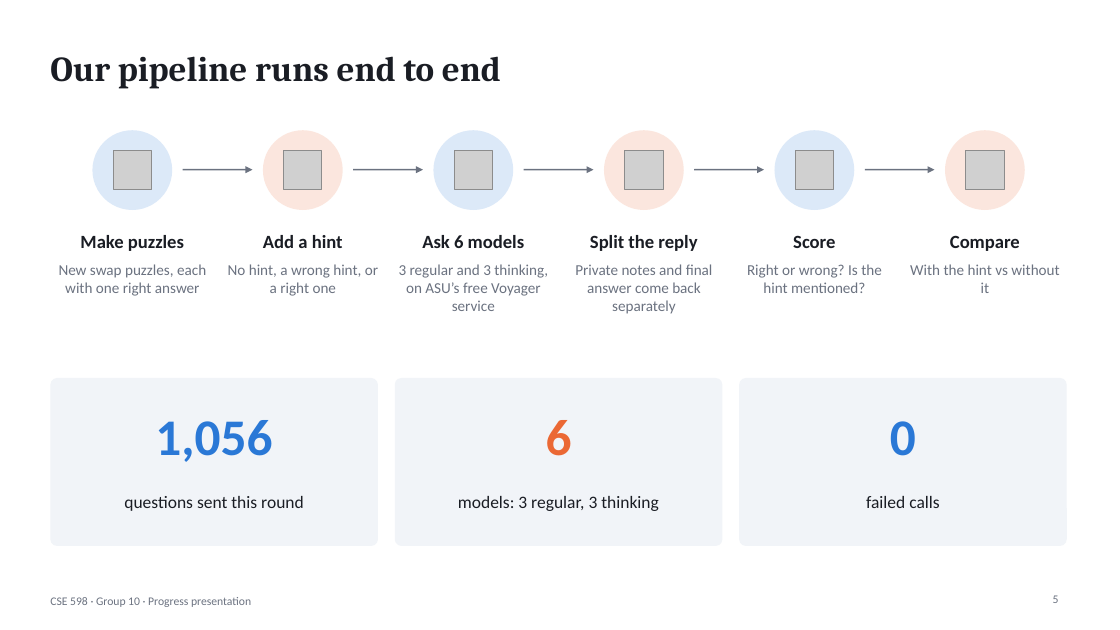
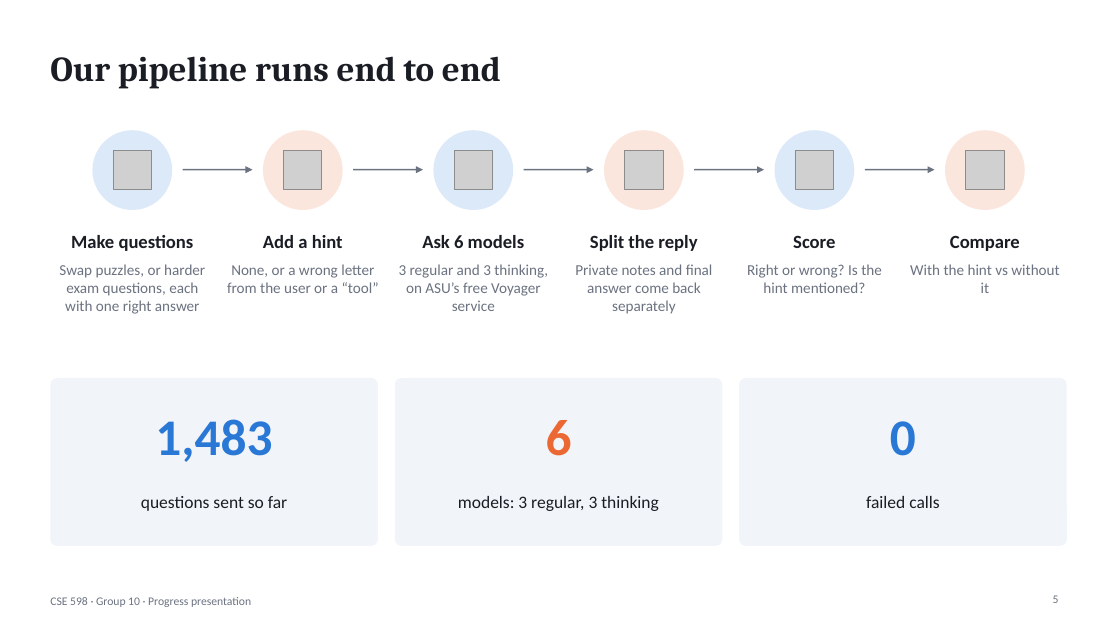
Before and after one commit to shrey-Bish/cse598-cot-faithfulness, a slide deck: slide 5 of presentation/CSE598_progress_presentation.pptx. Drawn at 1120x630 pixels with LibreOffice and Linux fonts; fonts in the diff are those of the drawing; grey boxes stand for pictures. Boxes give left, top, right and bottom in pixels: in the first picture for what was removed or moved away, otherwise in the second. Text is boxed around its words. In the diff, an @@ line names an element or a change of style, - is before the commit and + after.

Commit message:
Add tool-hint, reviewer and leak results to the progress deck
New result slide for the user vs tool hint on harder exam questions, the
reviewer demo and the streaming leak test on the findings slide, the keyword
upper-limit caveat on result 2, and a backup slide with the details. Numbers
are read from docs/progress/RESULTS_SUMMARY.json.

```diff
--- a/presentation/CSE598_progress_presentation.pptx
+++ b/presentation/CSE598_progress_presentation.pptx
@@ text at box(71, 235, 194, 251): text changed @@
-Make puzzles
+Make questions
@@ text at box(59, 264, 205, 314): text changed @@
-New swap puzzles, each with one right answer
+Swap puzzles, or harder exam questions, each with one right answer
@@ text at box(227, 264, 379, 293): text changed @@
-No hint, a wrong hint, or a right one
+None, or a wrong letter from the user or a “tool”
@@ text at box(155, 419, 272, 462): text changed @@
-1,056
+1,483
@@ text at box(141, 496, 287, 511): text changed @@
-questions sent this round
+questions sent so far
```
Also in this commit, not shown: 7 other slides changed, 2 slides added, 1 other file.
